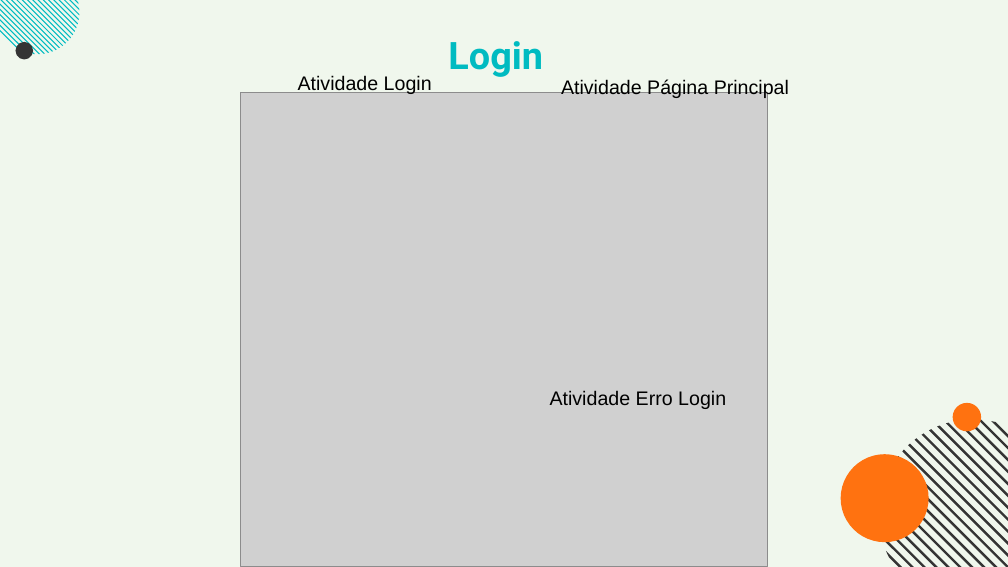
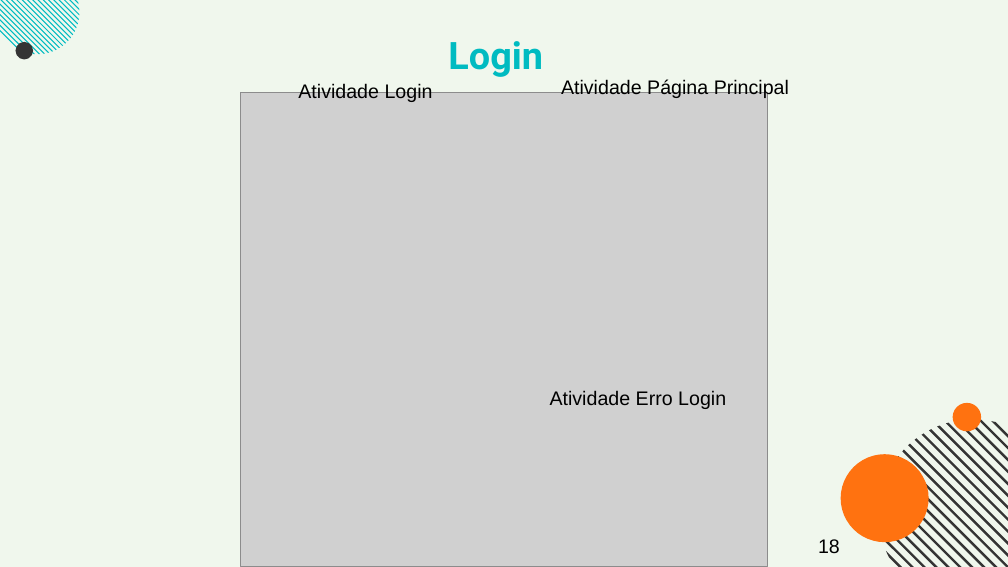
Before and after one commit to HugoDias27/ProjetoAMSI, a slide deck: slide 18 of PPT Projeto AMSI.pptx (slide 17 before the commit). Drawn at 1008x567 pixels with LibreOffice and Linux fonts; fonts in the diff are those of the drawing; grey boxes stand for pictures. Boxes give left, top, right and bottom in pixels: in the first picture for what was removed or moved away, otherwise in the second. Text is boxed around its words. In the diff, an @@ line names an element or a change of style, - is before the commit and + after.

```diff
--- a/PPT Projeto AMSI.pptx
+++ b/PPT Projeto AMSI.pptx
@@ text "Atividade Login": place and size @@
-text "Atividade Login" at bbox=[298, 75, 432, 95]
+text "Atividade Login" at bbox=[298, 84, 433, 102]
@@ page number added at bbox=[818, 539, 840, 554], 14 pt, text #000000 @@
+18
```
Also in this commit, not shown: 23 other slides changed, 11 slides added.
